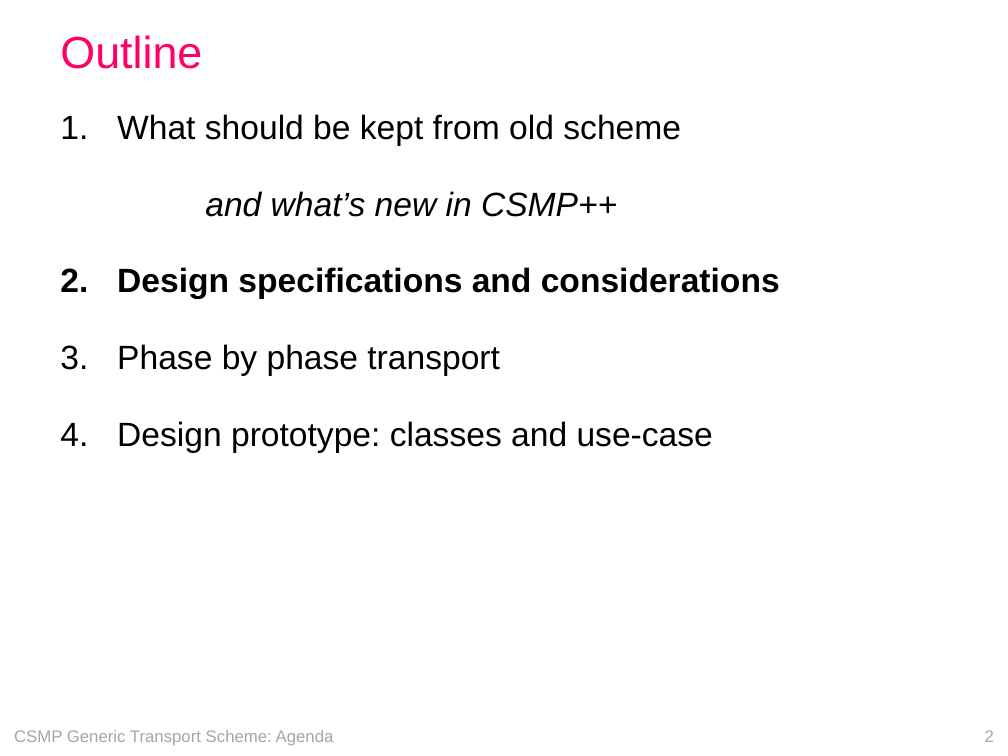
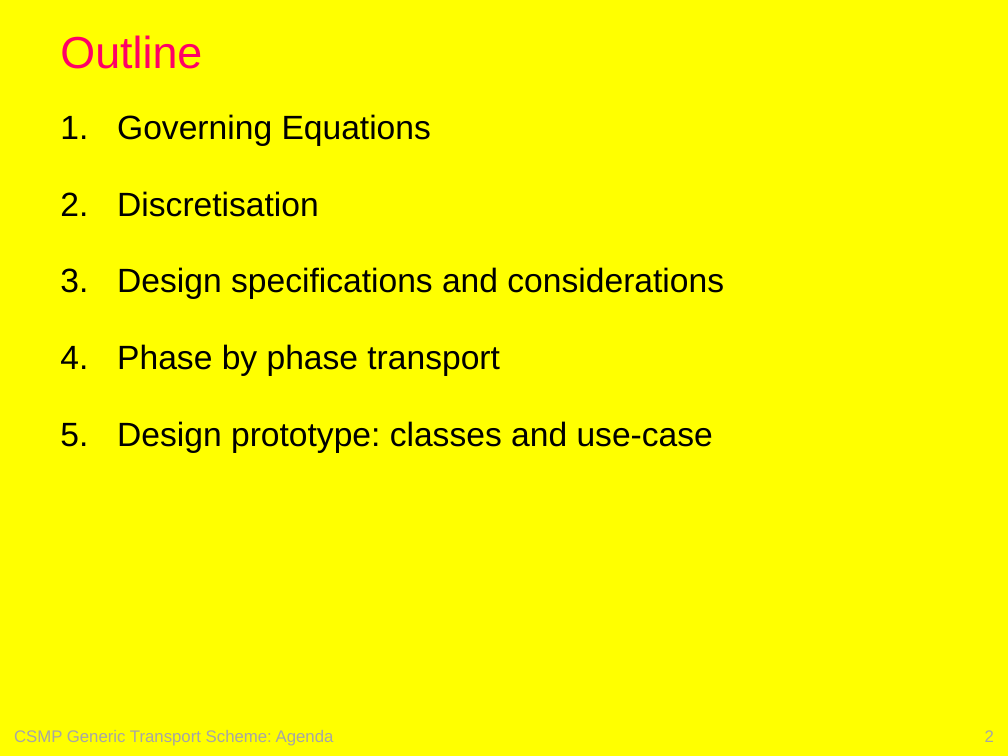
Before and after one commit to openCSMP/openCSMP, a slide deck: slide 2 of doc/SKM2018_Melbourne_transport_scheme.pptx. Drawn at 1008x756 pixels with LibreOffice and Linux fonts; fonts in the diff are those of the drawing. Boxes give left, top, right and bottom in pixels: in the first picture for what was removed or moved away, otherwise in the second. Text is boxed around its words. In the diff, an @@ line names an element or a change of style, - is before the commit and + after.

```diff
--- a/doc/SKM2018_Melbourne_transport_scheme.pptx
+++ b/doc/SKM2018_Melbourne_transport_scheme.pptx
@@ background #FFFFFF to #FFFF00 @@
@@ text at (117, 114, 431, 217): text changed @@
-1. What should be kept from old scheme
-  and what’s new in CSMP++
+1. Governing Equations
+2. Discretisation
@@ text at (117, 267, 724, 299): bold off in "Design specifications and considerations" @@
```
Also in this commit, not shown: 70 other slides changed, 12 slides added, 17 other files.
